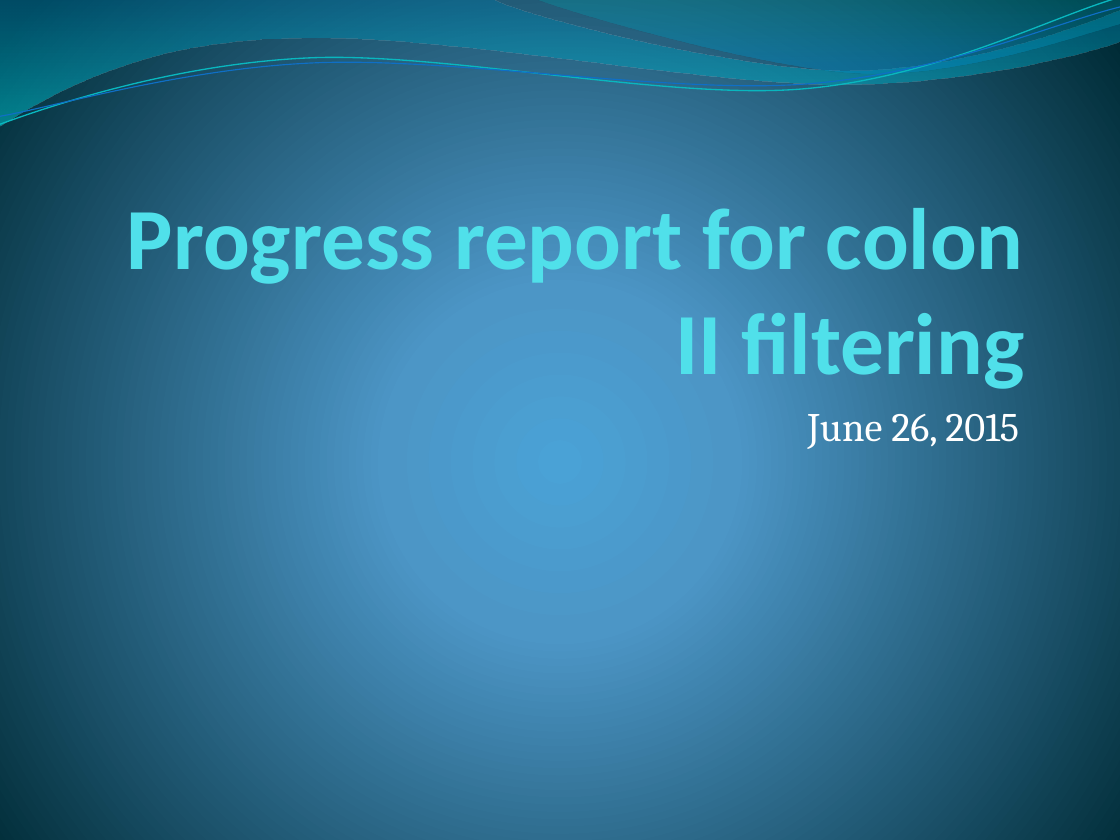
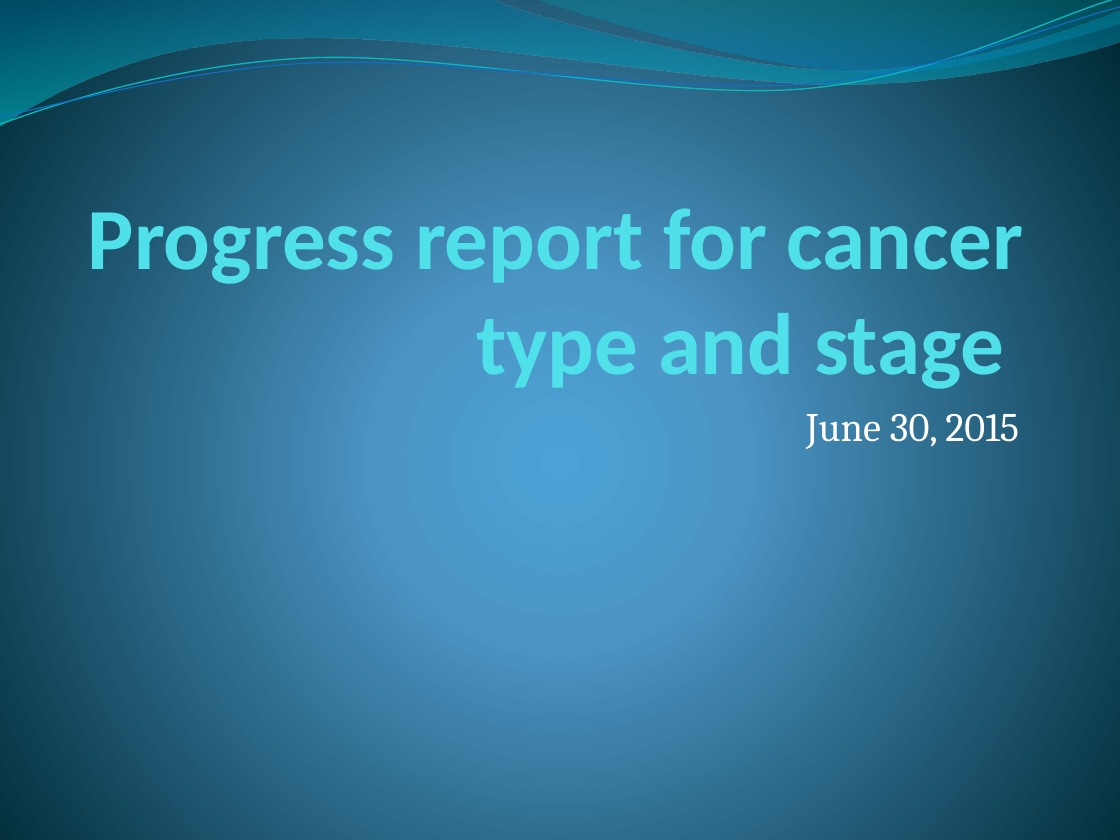
Before and after one commit to leoliu1221/EDW_intern, a slide deck: slide 1 of colon2Filter.pptx. Drawn at 1120x840 pixels with LibreOffice and Linux fonts; fonts in the diff are those of the drawing. Boxes give left, top, right and bottom in pixels: in the first picture for what was removed or moved away, otherwise in the second. Text is boxed around its words. In the diff, an @@ line names an element or a change of style, - is before the commit and + after.

```diff
--- a/colon2Filter.pptx
+++ b/colon2Filter.pptx
@@ title at [88, 197, 1024, 389]: text changed @@
-Progress report for colon II filtering
+Progress report for cancer type and stage
@@ subtitle at [806, 414, 1019, 449]: text changed @@
-June 26, 2015
+June 30, 2015
```
Also in this commit, not shown: 3 other slides changed.
